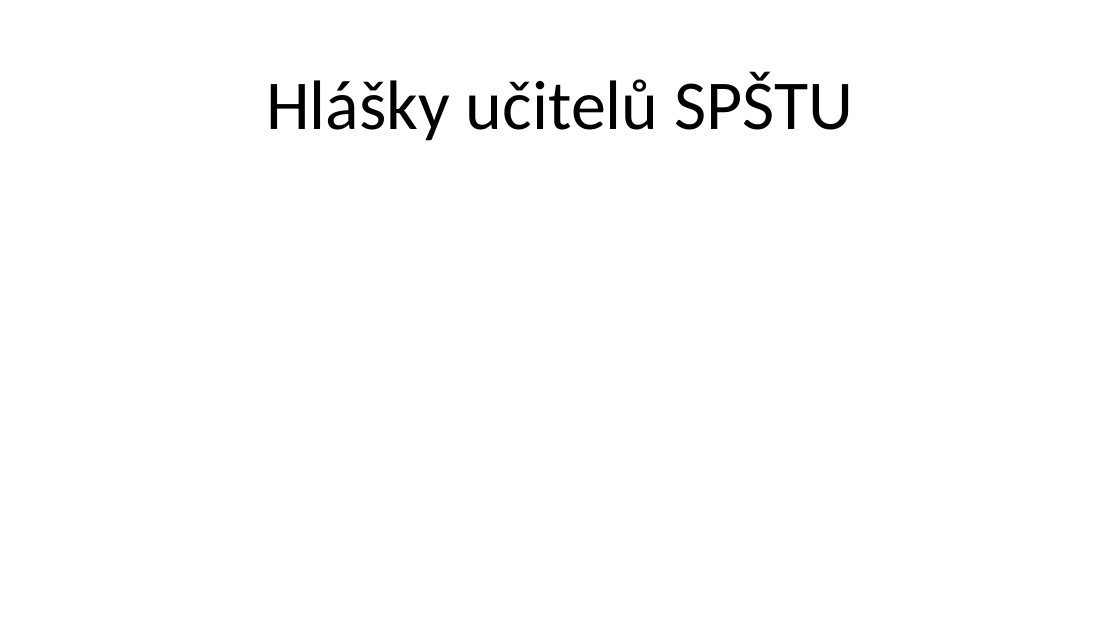
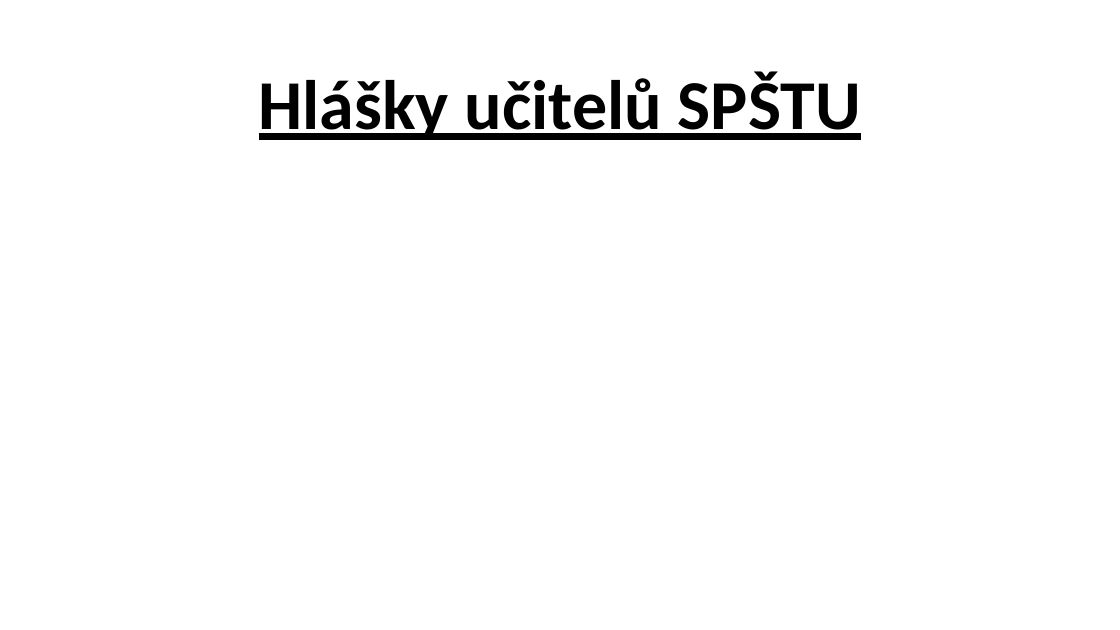
Before and after one commit to sps-trutnov-eps/projekt-3ep-hlasky_ucitelu, a slide deck: slide 1 of Hlášky učitelů SPŠTU.pptx. Drawn at 1120x630 pixels with LibreOffice and Linux fonts; fonts in the diff are those of the drawing. Boxes give left, top, right and bottom in pixels: in the first picture for what was removed or moved away, otherwise in the second. Text is boxed around its words. In the diff, an @@ line names an element or a change of style, - is before the commit and + after.

```diff
--- a/Hlášky učitelů SPŠTU.pptx
+++ b/Hlášky učitelů SPŠTU.pptx
@@ title "Hlášky učitelů SPŠTU" at (259,71,861,140): bold on, underline on @@
```
Also in this commit, not shown: 1 slide added.
